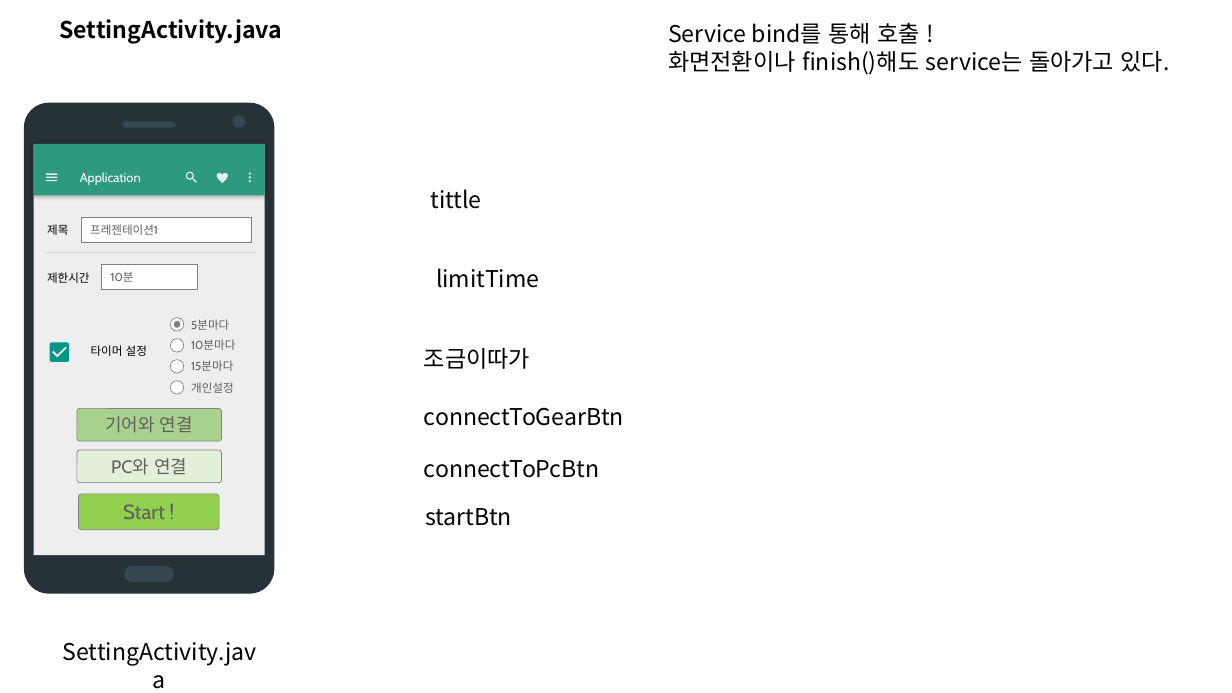
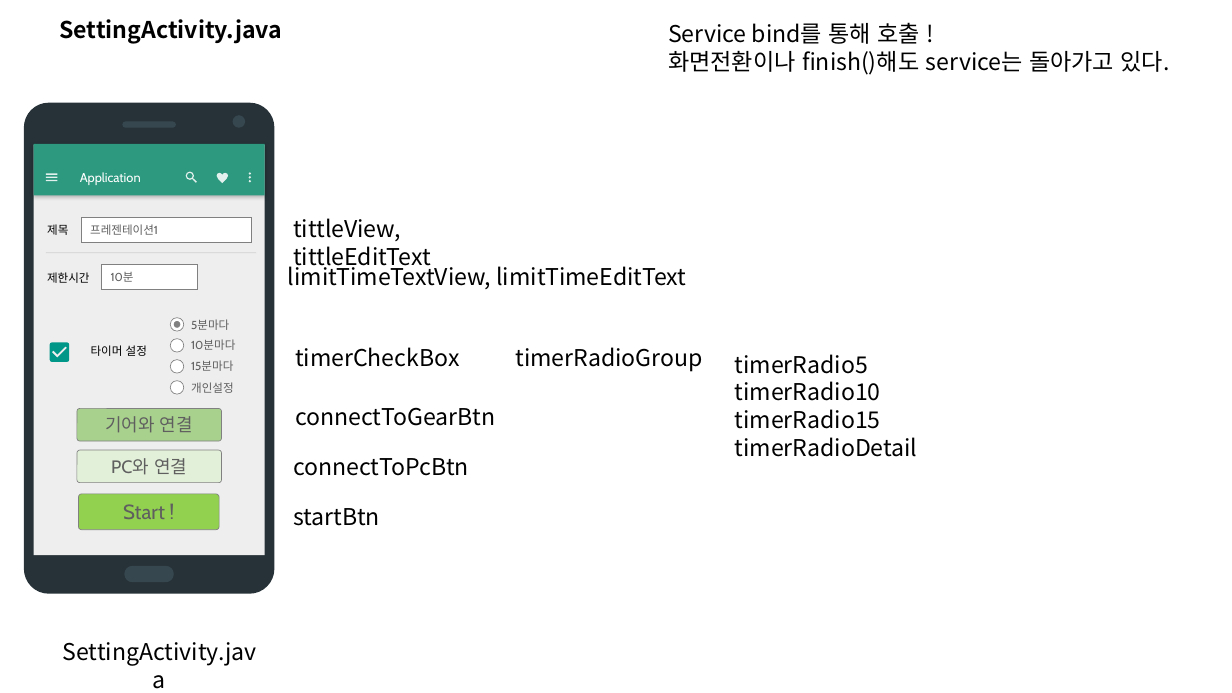
Before and after one commit to quki/PREZENTAINER, a slide deck: slide 6 of 스토리보드.pptx. Drawn at 1232x693 pixels with LibreOffice and Linux fonts; fonts in the diff are those of the drawing. Boxes give left, top, right and bottom in pixels: in the first picture for what was removed or moved away, otherwise in the second. Text is boxed around its words. In the diff, an @@ line names an element or a change of style, - is before the commit and + after.

```diff
--- a/스토리보드.pptx
+++ b/스토리보드.pptx
@@ text removed at (430, 189, 481, 209) @@
-tittle
@@ text added at (293, 218, 431, 271), 18 pt, text #000000 @@
+tittleView, tittleEditText
@@ text at (288, 262, 686, 289): text changed @@
-limitTime
+limitTimeTextView, limitTimeEditText
@@ text added at (295, 347, 459, 367), 18 pt, text #000000 @@
+timerCheckBox
@@ text removed at (424, 348, 530, 369) @@
-조금이따가
@@ text added at (515, 347, 702, 372), 18 pt, text #000000 @@
+timerRadioGroup
@@ text added at (735, 354, 918, 457), 18 pt, text #000000 @@
+timerRadio5
+timerRadio10
+timerRadio15
+timerRadioDetail
@@ 3 texts: place and size @@
-3 texts at (424, 407, 624, 526)
+3 texts at (293, 407, 495, 526)
```
Also in this commit, not shown: 5 other slides changed, 1 slide removed, 43 other files.
